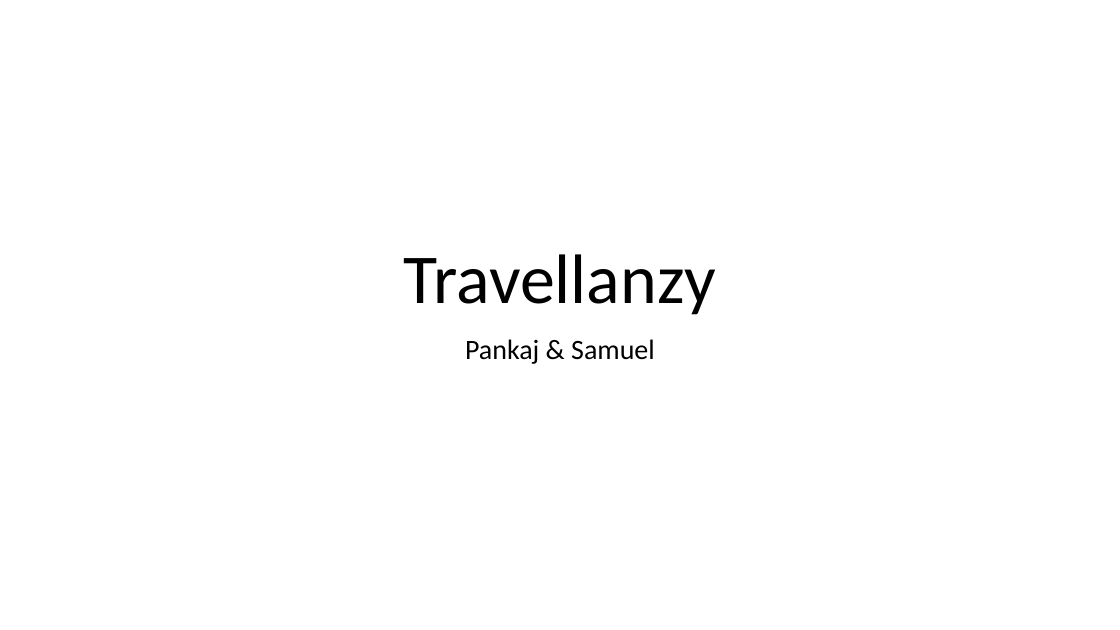
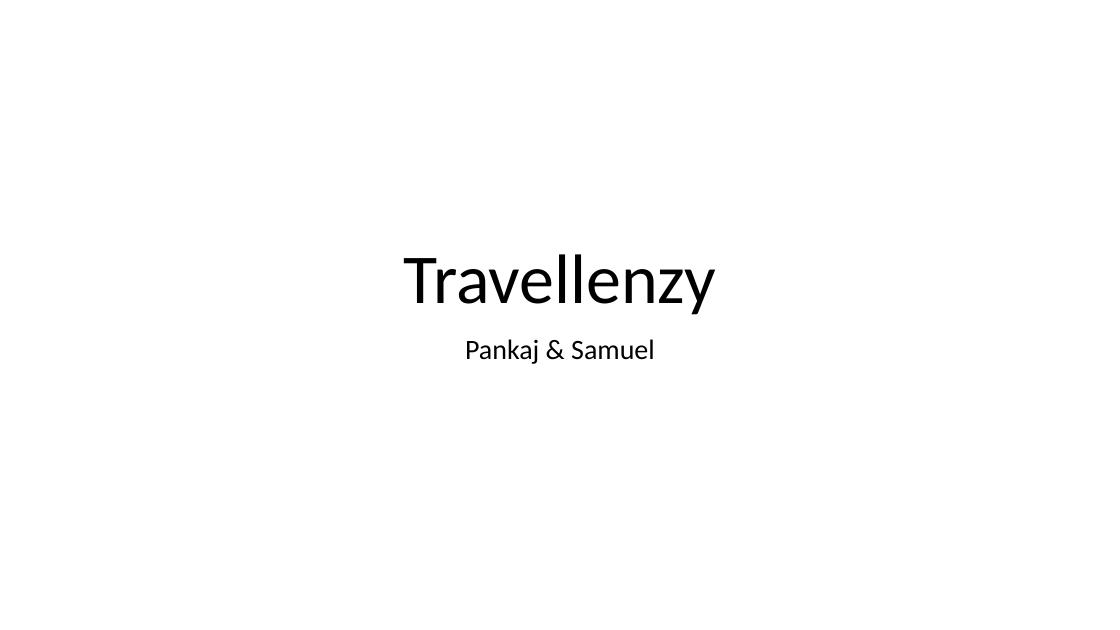
Before and after one commit to pankajti/travelenzy, a slide deck: slide 1 of presentation/travelenzy.pptx. Drawn at 1120x630 pixels with LibreOffice and Linux fonts; fonts in the diff are those of the drawing. Boxes give left, top, right and bottom in pixels: in the first picture for what was removed or moved away, otherwise in the second. Text is boxed around its words. In the diff, an @@ line names an element or a change of style, - is before the commit and + after.

```diff
--- a/presentation/travelenzy.pptx
+++ b/presentation/travelenzy.pptx
@@ title at [403, 254, 716, 315]: text changed @@
-Travellanzy
+Travellenzy
```
Also in this commit, not shown: 8 other slides changed, 8 slides added, 3 slides removed, 8 other files.
